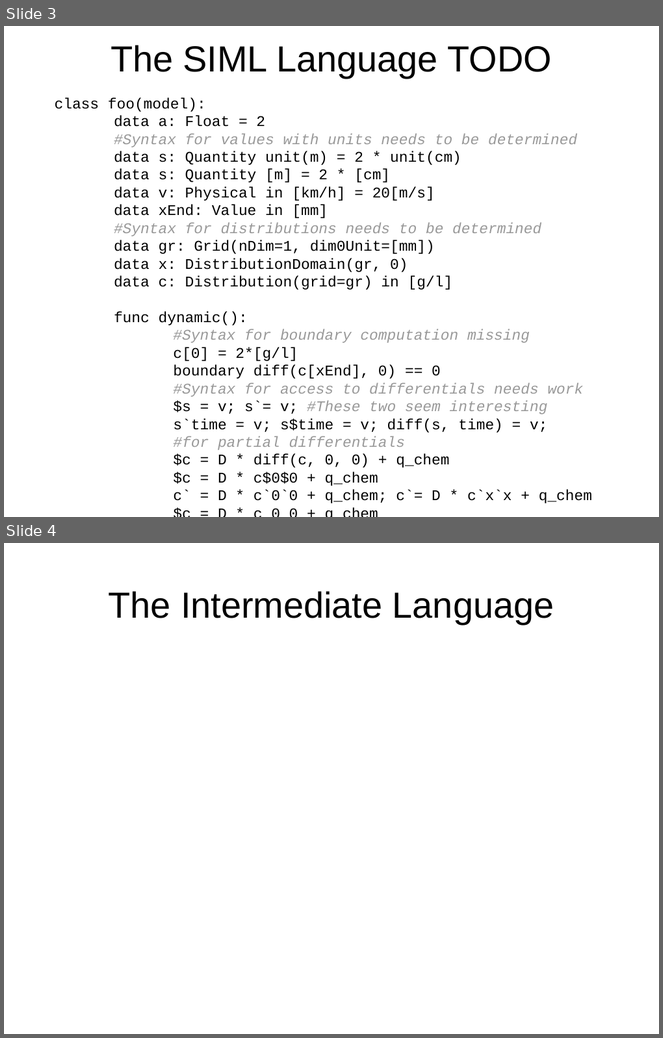
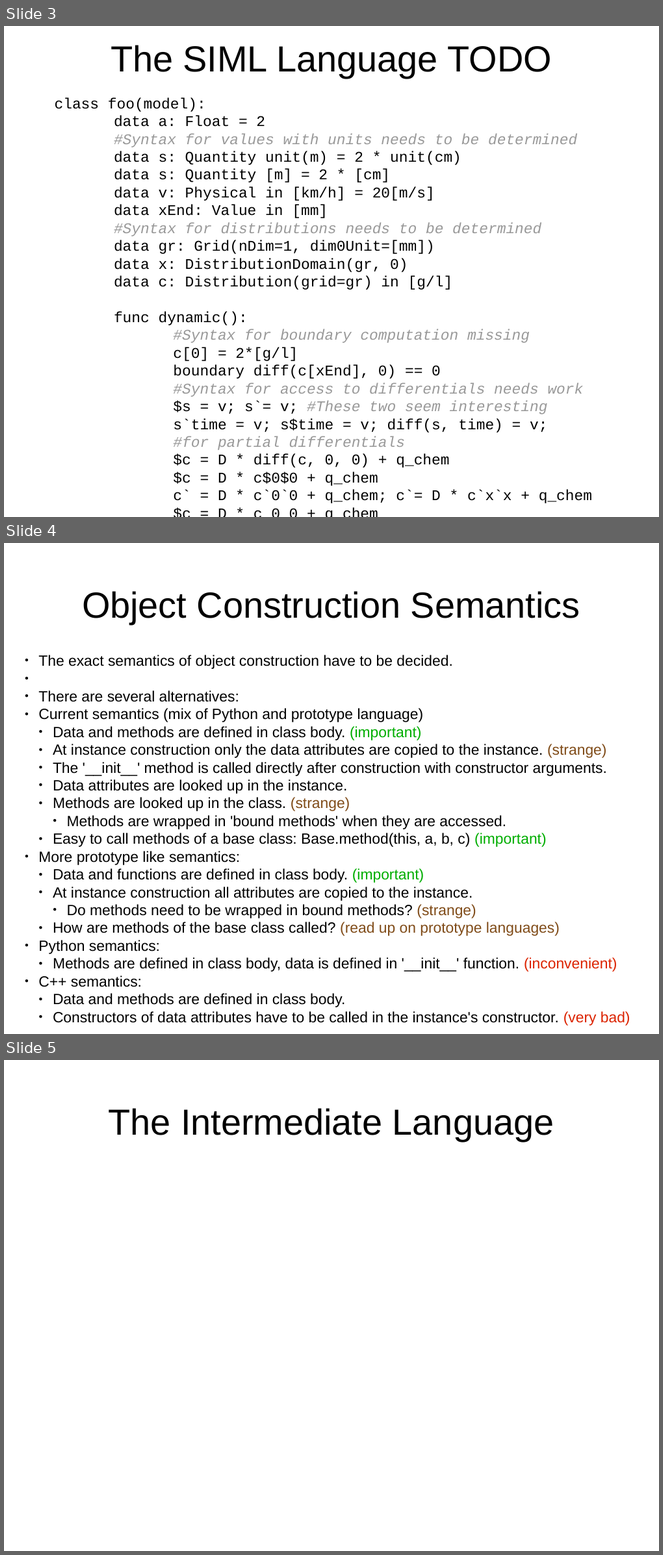
Before and after one commit to eike-welk/freeode, a slide deck: freeode_py/SIML Compiler Outline.odp. Shown one above the other, each under a label of ours: slides 3 and 4 before the commit, slides 3, 4 and 5 after it. The pictures are 663x1038 and 663x1555 pixels, drawn with LibreOffice and Linux fonts; fonts in the diff are those of the drawing. Boxes give left, top, right and bottom in pixels: in the first picture for what was removed or moved away, otherwise in the second. Text is boxed around its words. In the diff, an @@ line names an element or a change of style, - is before the commit and + after.

Commit message:
Mainly todo writing and polishing. All test work.
-------------- Before the next big breakge: -------------------------
     New user defined classes are put into use.

```diff
--- a/freeode_py/SIML Compiler Outline.odp
+++ b/freeode_py/SIML Compiler Outline.odp
@@ slide 4 added at [4, 543, 659, 1034], background #FFFFFF @@
@@ title added at [82, 591, 581, 624], 44 pt, text #000000 @@
+Object Construction Semantics
@@ text added at [38, 655, 631, 1026], 18 pt, text #000000 @@
+● The exact semantics of object construction have to be decided.
+● There are several alternatives:
+● Current semantics (mix of Python and prototype language)
+  ● Data and methods are defined in class body. (important)
+  ● At instance construction only the data attributes are copied to the instance. (strange)
+  ● The '__init__' method is called directly after construction with constructor arguments.
+  ● Data attributes are looked up in the instance.
+  ● Methods are looked up in the class. (strange)
+    ● Methods are wrapped in 'bound methods' when they are accessed.
+  ● Easy to call methods of a base class: Base.method(this, a, b, c) (important)
+● More prototype like semantics:
+  ● Data and functions are defined in class body. (important)
+  ● At instance construction all attributes are copied to the instance.
+    ● Do methods need to be wrapped in bound methods? (strange)
+  ● How are methods of the base class called? (read up on prototype languages)
+● Python semantics:
+  ● Methods are defined in class body, data is defined in '__init__' function. (inconvenient)
+● C++ semantics:
+  ● Data and methods are defined in class body.
+  ● Constructors of data attributes have to be called in the instance's constructor. (very bad)
@@ what was slide 4 is now slide 5 @@
```
Also in this commit, not shown: 4 slides changed, 4 other files.
